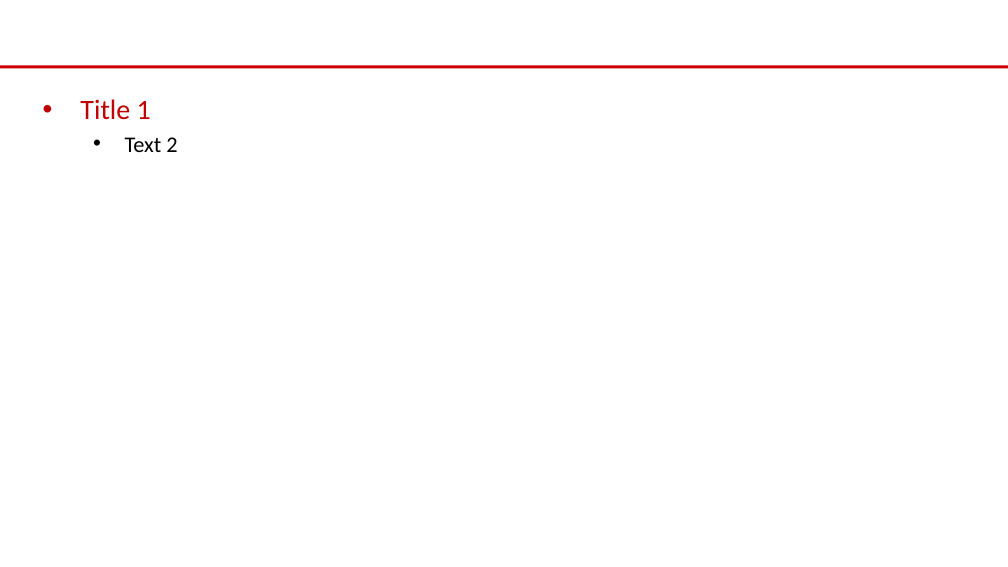
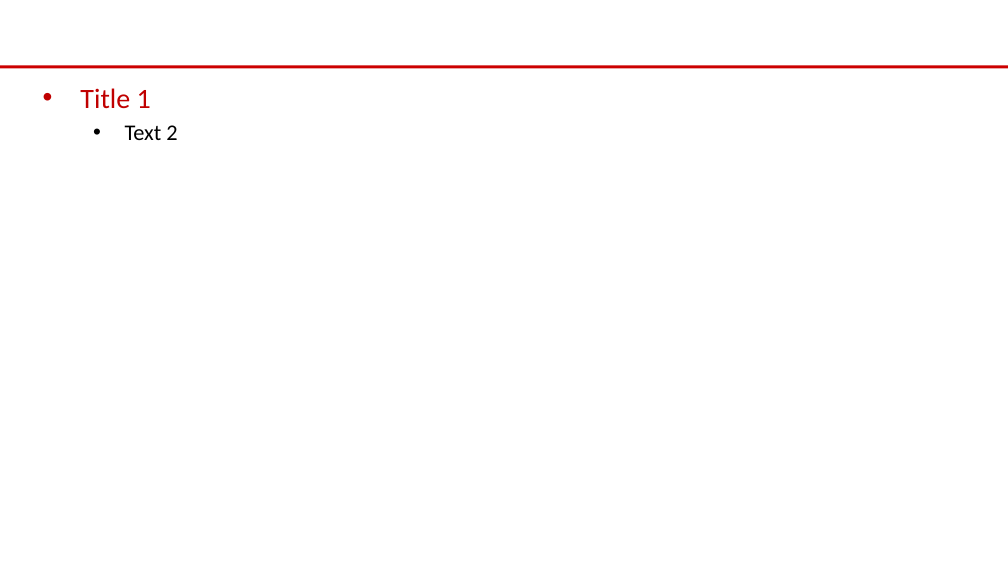
Before and after one commit to eoframework/solutions, a slide deck: slide 3 of support/doc-templates/powerpoint/EOFramework-Template-01.pptx (slide 2 before the commit). Drawn at 1008x567 pixels with LibreOffice and Linux fonts; fonts in the diff are those of the drawing; background and template pictures are left out. Boxes give left, top, right and bottom in pixels: in the first picture for what was removed or moved away, otherwise in the second. Text is boxed around its words. In the diff, an @@ line names an element or a change of style, - is before the commit and + after.

```diff
--- a/support/doc-templates/powerpoint/EOFramework-Template-01.pptx
+++ b/support/doc-templates/powerpoint/EOFramework-Template-01.pptx
@@ text "Title 1": place and size @@
-text "Title 1" at <box>80,99,177,152</box>
+text "Title 1" at <box>80,88,177,140</box>
```
Also in this commit, not shown: 2 other slides changed, 1 slide added, 3 other files.
